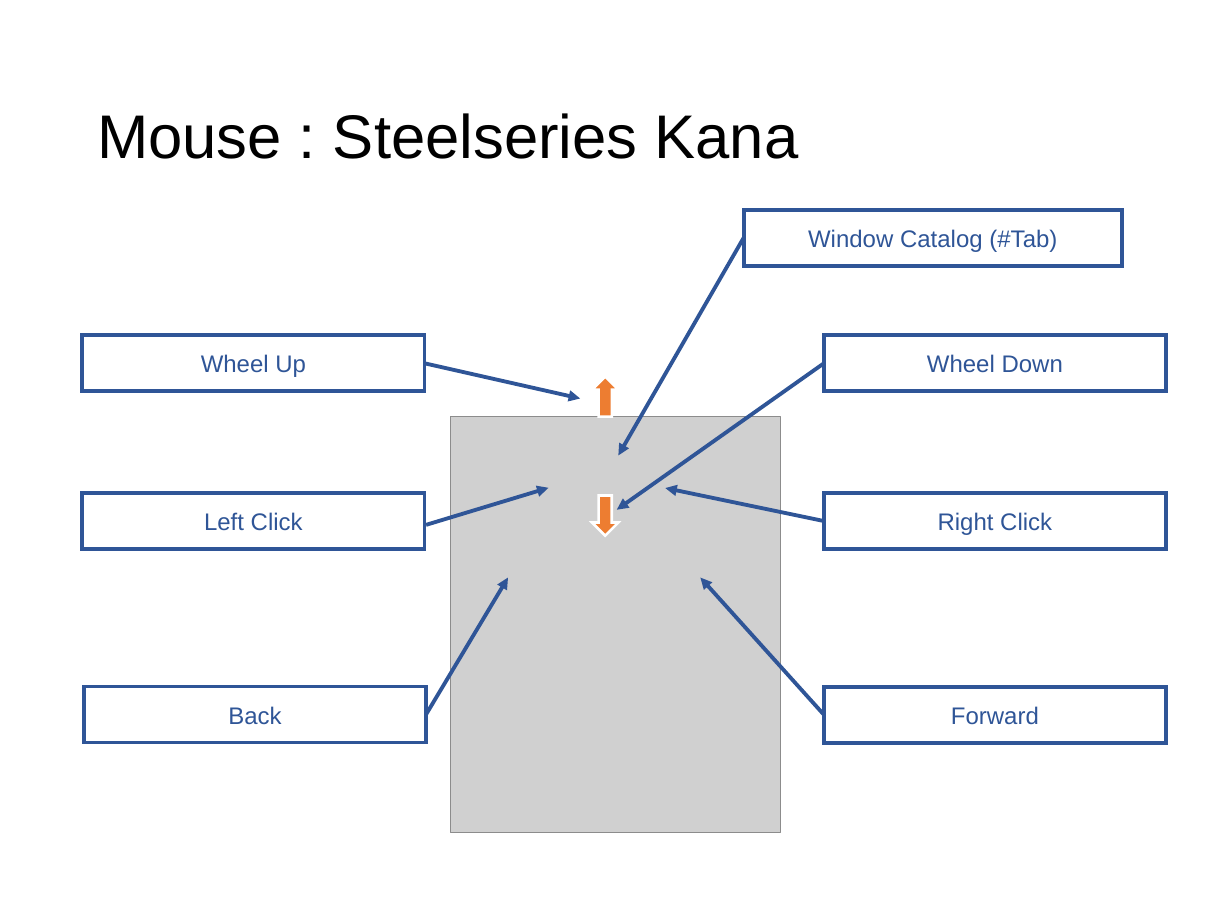
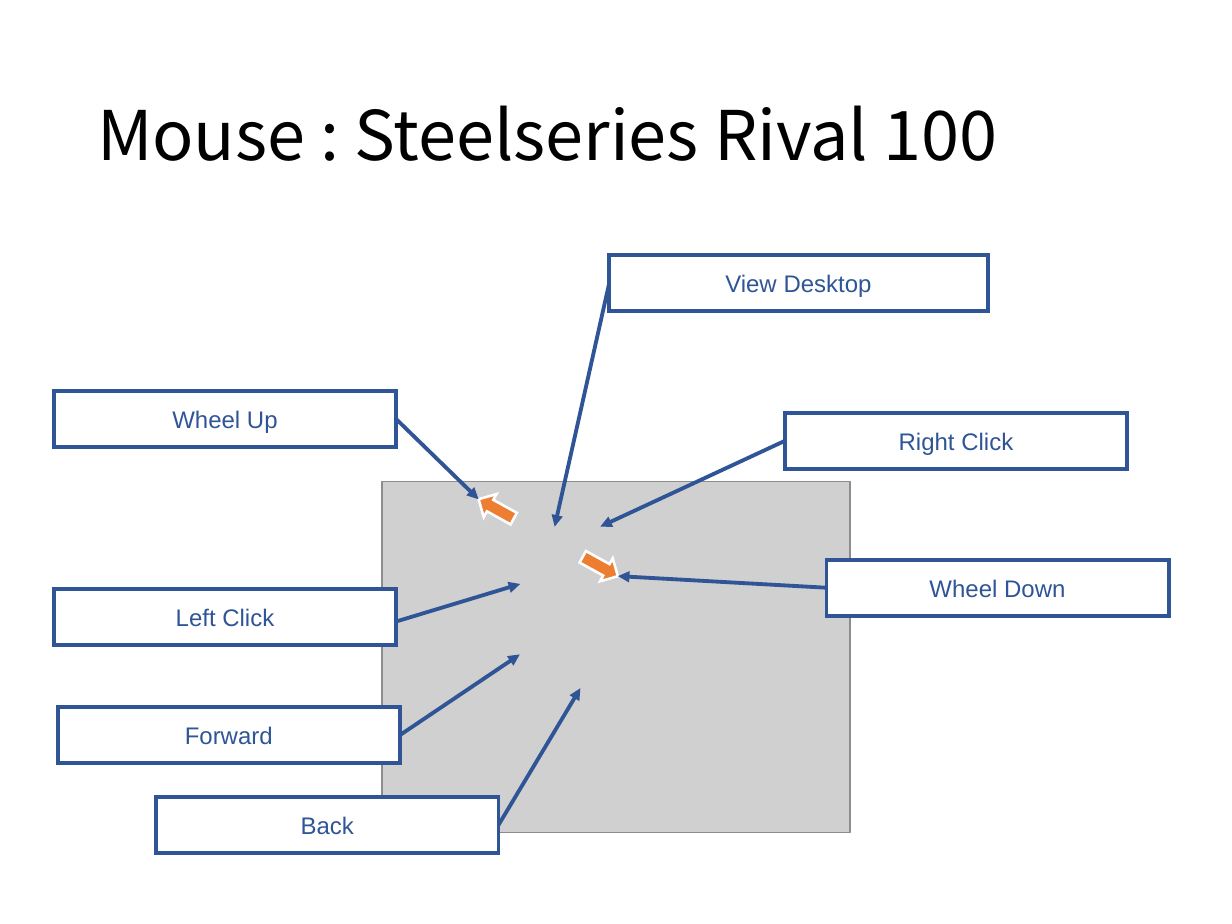
Before and after one commit to ittooo66/myAHK, a slide deck: slide 14 of MANUAL.pptx. Drawn at 1232x924 pixels with LibreOffice and Linux fonts; fonts in the diff are those of the drawing; grey boxes stand for pictures. Boxes give left, top, right and bottom in pixels: in the first picture for what was removed or moved away, otherwise in the second. Text is boxed around its words. In the diff, an @@ line names an element or a change of style, - is before the commit and + after.

```diff
--- a/MANUAL.pptx
+++ b/MANUAL.pptx
@@ title at [97,105,998,161]: text changed; size 36 to 40 pt; font Arial to Noto Sans CJK JP @@
-Mouse : Steelseries Kana
+Mouse : Steelseries Rival 100
@@ rectangle removed at [744,209,1122,265] @@
-Window Catalog (#Tab)
@@ rectangle added at [610,255,988,310], fill #FFFFFF, outline #2F5597 2.25 pt, 14 pt, text #2F5597 @@
+View Desktop
@@ arrow moved from (744, 238) - (618, 456) to (610, 283) - (554, 526) @@
@@ rectangle "Wheel Up": place and size @@
-rectangle "Wheel Up" at [83,335,425,391]
+rectangle "Wheel Up" at [54,391,397,446]
@@ arrow moved from (425, 363) - (580, 398) to (397, 419) - (478, 499) @@
@@ rectangle "Right Click": place and size @@
-rectangle "Right Click" at [824,493,1167,548]
+rectangle "Right Click" at [785,413,1127,468]
@@ arrow moved from (824, 363) - (617, 510) to (785, 441) - (600, 526) @@
@@ picture: place and size @@
-picture at [451,416,780,832]
+picture at [382,482,850,833]
@@ down arrow at [472,488,520,531]: rotation 180 to 118 degrees @@
@@ down arrow at [577,545,625,587]: rotation 0 to 298 degrees @@
@@ rectangle "Wheel Down": place and size @@
-rectangle "Wheel Down" at [824,335,1167,391]
+rectangle "Wheel Down" at [827,559,1169,615]
@@ rectangle "Left Click": place and size @@
-rectangle "Left Click" at [83,493,425,548]
+rectangle "Left Click" at [54,589,397,644]
@@ arrow moved from (426, 525) - (548, 488) to (398, 621) - (520, 584) @@
@@ arrow moved from (824, 521) - (665, 488) to (827, 588) - (618, 577) @@
@@ arrow moved from (426, 715) - (508, 578) to (400, 736) - (520, 654) @@
@@ arrow moved from (824, 715) - (701, 578) to (499, 825) - (580, 689) @@
@@ rectangle "Forward": place and size @@
-rectangle "Forward" at [824,686,1167,742]
+rectangle "Forward" at [58,707,400,763]
@@ rectangle "Back": place and size @@
-rectangle "Back" at [84,686,426,742]
+rectangle "Back" at [156,797,499,853]
```
Also in this commit, not shown: 6 other slides changed.
